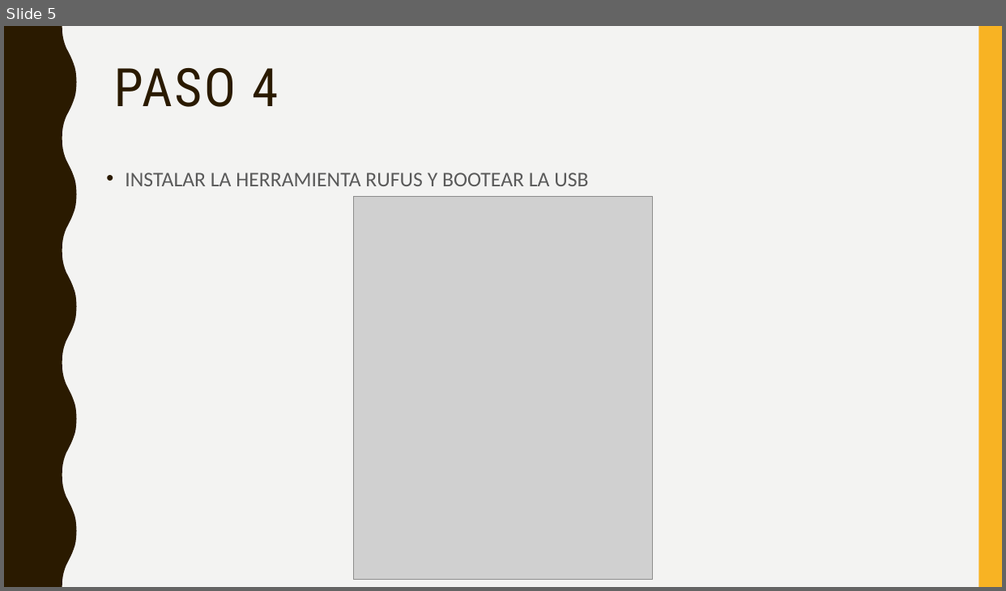
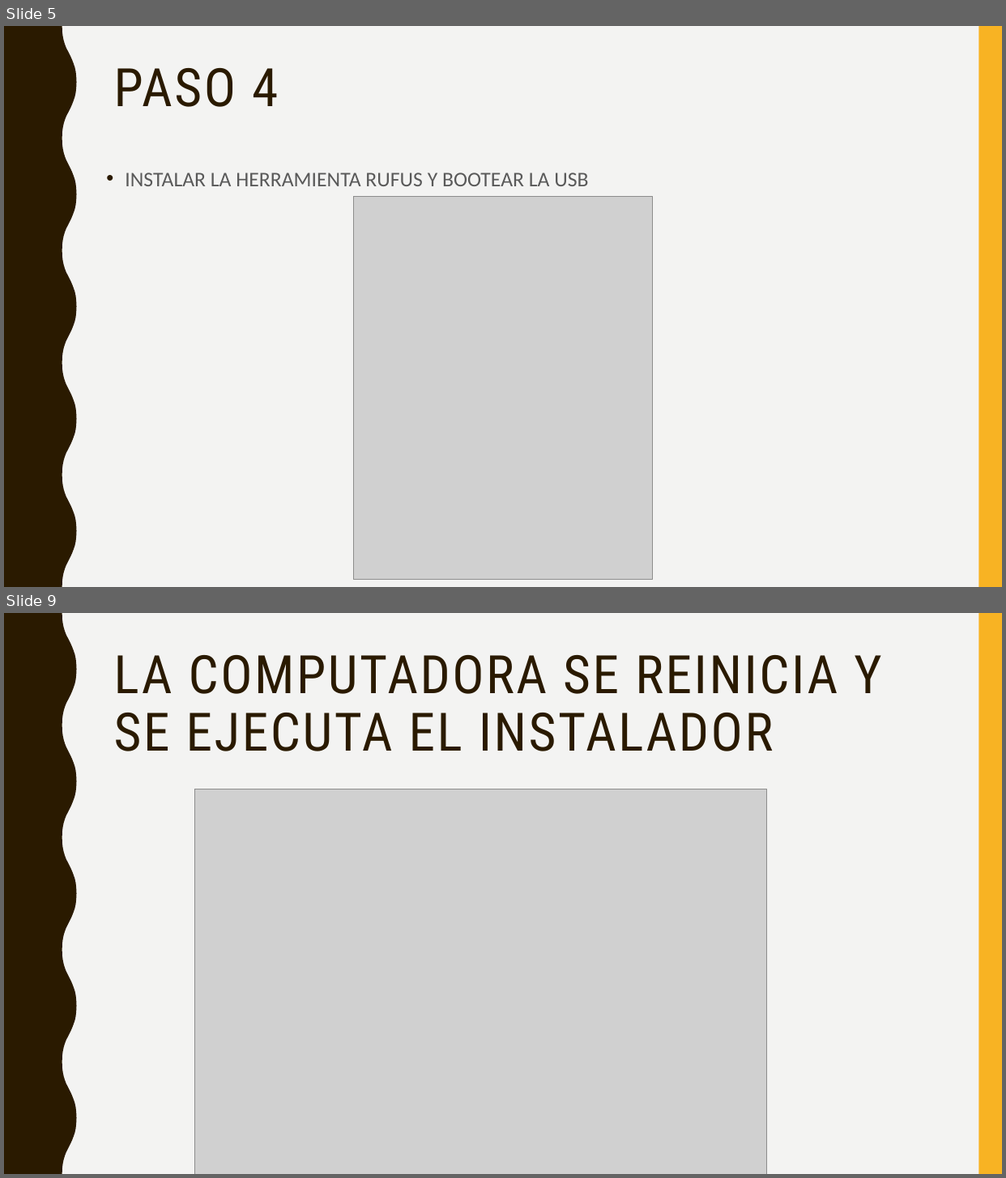
Before and after one commit to franko21/OHM, a slide deck: reparacion de compu/PASOS PARA FORMATEAR UNA COMPUTADORA.pptx. Shown one above the other, each under a label of ours: slide 5 before the commit, slides 5 and 9 after it; the slides between them are not shown. The pictures are 1006x591 and 1006x1178 pixels, drawn with LibreOffice and Linux fonts; fonts in the diff are those of the drawing; grey boxes stand for pictures. Boxes give left, top, right and bottom in pixels: in the first picture for what was removed or moved away, otherwise in the second. Text is boxed around its words. In the diff, an @@ line names an element or a change of style, - is before the commit and + after.

```diff
--- a/reparacion de compu/PASOS PARA FORMATEAR UNA COMPUTADORA.pptx
+++ b/reparacion de compu/PASOS PARA FORMATEAR UNA COMPUTADORA.pptx
@@ slide 9 added at bbox=[4, 613, 1002, 1174], background #F3F3F2; not listed: 2 template elements that a slide beside it also shows @@
@@ title added at bbox=[114, 655, 881, 752], 51 pt, text #2A1A00 @@
+LA COMPUTADORA SE REINICIA Y SE EJECUTA EL INSTALADOR
@@ picture added at bbox=[195, 789, 767, 1174] @@
```
Also in this commit, not shown: 3 other slides added, 3 other files.
